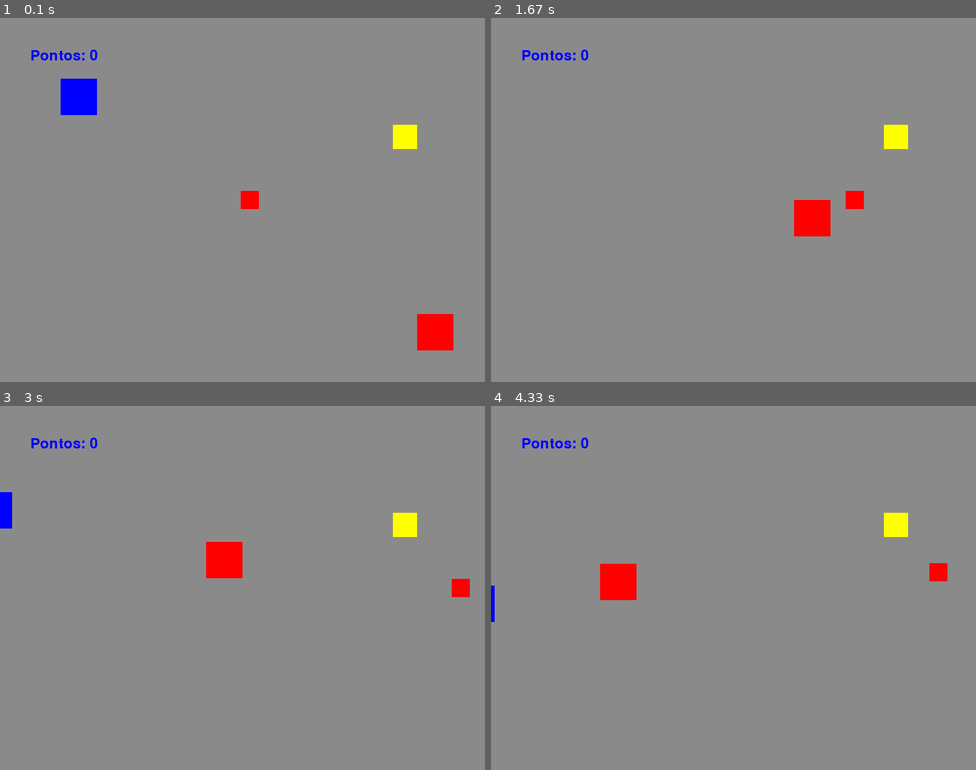
Above: before the commit, frames 1-4 (two rows, left to right).
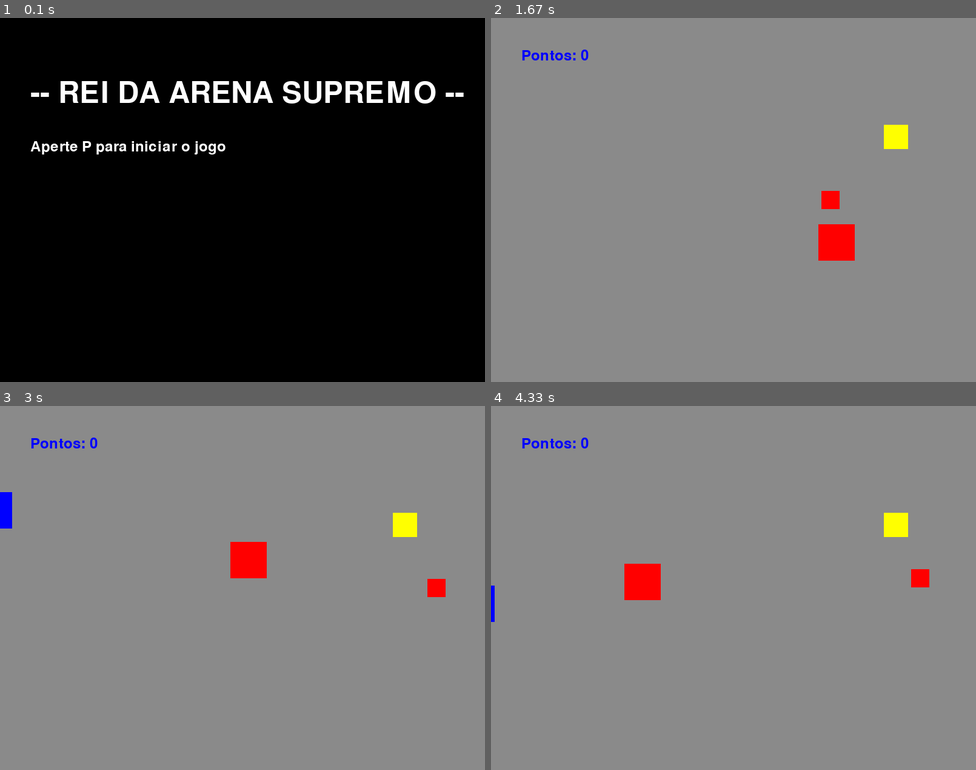
Above: after the commit, the same moments.

Repository: caiopqueiroz/CursoPygame
Game: pygame game, started from desafios/rei_da_arena_supremo/rei.py
Same seed, same stepped clock (60 frames per second), same inputs: the game is played once before the commit and once after it.
Inputs:
- Up to frame 1 (0.1 s): no input
- Up to frame 2 (1.67 s): hold P 0.33-0.87 s; hold A 0.33-0.87 s; hold S from 1.47 s (still down)
- Up to frame 3 (3 s): release S at 1.93 s; hold W 2.4-2.77 s; hold D from 2.8 s (still down)
- Up to frame 4 (4.33 s): release D at 3.43 s; hold S 3.47-3.83 s; hold A from 3.87 s (still down)

The runs differ from the first frame. In frame 1, 100% of the frame differs, in the area x 0-100%, y 0-100%; in frame 2, 1.6%; in frame 3, 1.4%; in frame 4, 1.4%.

Commit message:
Atualizações

Diff:
--- a/desafios/rei_da_arena_supremo/rei.py
+++ b/desafios/rei_da_arena_supremo/rei.py
@@ -47,15 +47,18 @@
 vermelho = (255, 0, 0)
 roxo = (160, 32, 240)
 # estado
-estado = 'jogando'
+estado = 'inicio'
 # fonte
 titulo = pygame.font.SysFont(None, 72)
 texto = pygame.font.SysFont(None, 36)
 # texto
 game_over = titulo.render('GAME OVER', True, branco)
 aperte_p = texto.render('Aperte P para reiniciar o jogo', True, branco)
+aperte_r = texto.render('Aperte R para voltar à tela de início', True, branco)
 mensagem = ''
 mensagem_slow = ''
+rei_da_arena = titulo.render('-- REI DA ARENA SUPREMO --', True, branco)
+p_iniciar = texto.render('Aperte P para iniciar o jogo', True, branco)
 # player
 pontos = 0
 pontos_acumulados = 0
@@ -105,8 +108,24 @@
             pygame.quit()
             sys.exit()
         if evento.type == pygame.KEYDOWN:
+            if evento.key == pygame.K_r:
+                if estado == 'gameover':
+                    estado = 'inicio'
             if evento.key == pygame.K_p:
                 if estado == 'gameover':
+                    estado = 'jogando'
+                    x_player = 100
+                    y_player = 100
+                    x_inimigo1 = 700
+                    y_inimigo1 = 500
+                    v_inimigo1 = 2
+                    x_inimigo3 = (800 - l_inimigo3) // 2
+                    y_inimigo3 = (600 - h_inimigo3) // 2
+                    pontos = 0
+                    pontos_acumulados = 0
+                    pontos_sequencia = 0
+                    item_slow = False
+                if estado == 'inicio':
                     estado = 'jogando'
                     x_player = 100
                     y_player = 100
@@ -279,6 +298,8 @@
     # desenho
     if estado == 'inicio':
         tela.fill(preto)
+        tela.blit(rei_da_arena, (50, 100))
+        tela.blit(p_iniciar, (50, 200))
 
     if estado == 'jogando':
         tela.fill(cinza)
@@ -304,7 +325,8 @@
         tela.fill(preto)
         tela.blit(game_over, (100, 100))
         tela.blit(aperte_p, (100, 200))
-        tela.blit(mostrar_pontos, (100, 300))
+        tela.blit(aperte_r, (100, 300))
+        tela.blit(mostrar_pontos, (100, 400))
 
     # atualizações
     pygame.display.update()
Binary file added: desafios/rei_da_arena_supremo/sprites/inimigo1.png
Binary file added: desafios/rei_da_arena_supremo/sprites/inimigo2.png
Binary file added: desafios/rei_da_arena_supremo/sprites/inimigo3.png
Binary file added: desafios/rei_da_arena_supremo/sprites/player (2).png
